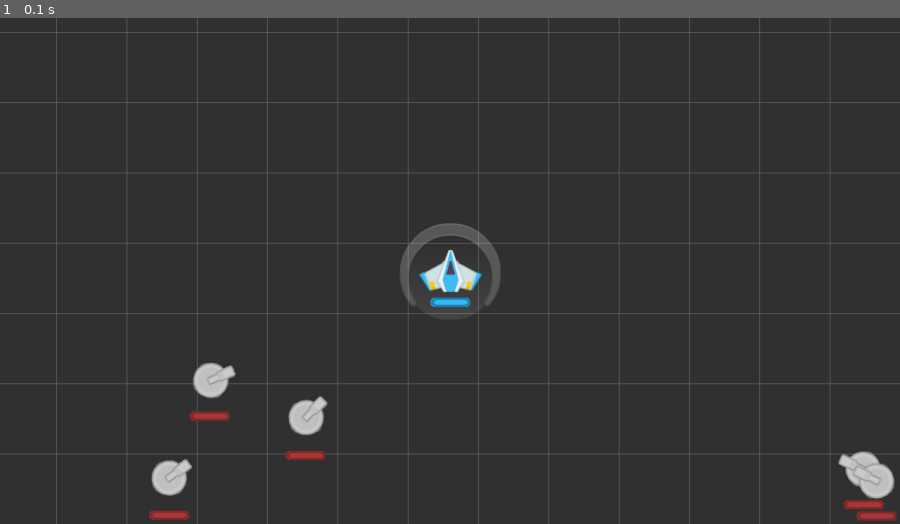
Above: before the commit, frame 1.
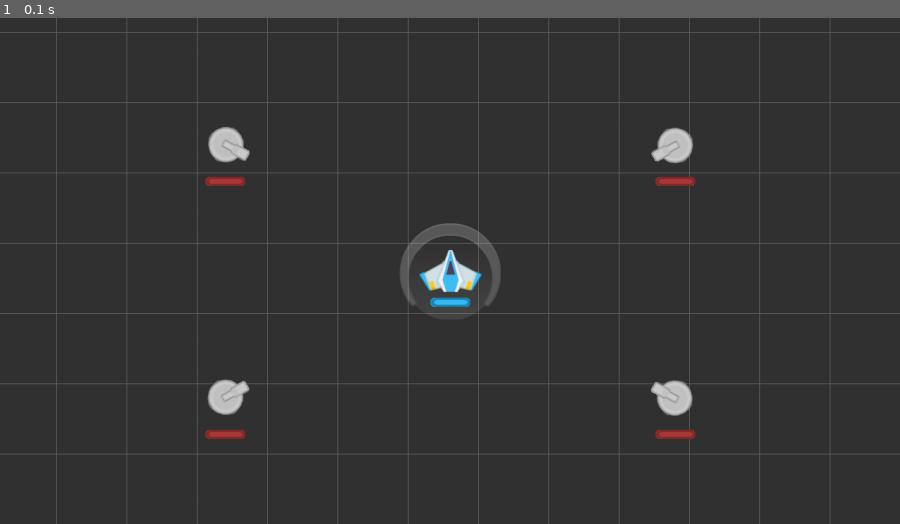
Above: after the commit, the same moment.

Repository: genericprogrammerdude/pygamengn
Game: pygame game, started from main.py
Same seed, same stepped clock (60 frames per second), same inputs: the game is played once before the commit and once after it.
Inputs:
- Up to frame 1 (0.1 s): no input

The runs differ from the first frame. In frame 1, 2.7% of the frame differs, in the area x 16-100%, y 21-100%.

Commit message:
Added Level as GameObject subclass and defined a basic level in inventory.

Diff:
--- a/Assets/inventory-dev.json
+++ b/Assets/inventory-dev.json
@@ -151,6 +151,32 @@
                 "duration": 750,
                 "scale": 1
             }
+        },
+        "Level_01": {
+            "class_name": "Level",
+            "kwargs": {
+                "game_object_type:player_spec": "Level_01PlayerSpec",
+                "game_object_type:enemy_spec": "Level_01EnemySpec"
+            }
+        },
+        "Level_01PlayerSpec": {
+            "class_name": "LevelObject",
+            "kwargs": {
+                "game_type": "PlayerShip",
+                "spawn_pos": [640, 360]
+            }
+        },
+        "Level_01EnemySpec": {
+            "class_name": "LevelObject",
+            "kwargs": {
+                "game_type": "EnemyTurret",
+                "spawn_pos": [
+                    [320, 180],
+                    [320, 540],
+                    [960, 180],
+                    [960, 540]
+                ]
+            }
         }
     }
 }
--- a/Assets/inventory.json
+++ b/Assets/inventory.json
@@ -151,6 +151,32 @@
                 "duration": 750,
                 "scale": 1
             }
+        },
+        "Level_01": {
+            "class_name": "Level",
+            "kwargs": {
+                "game_object_type:player_spec": "Level_01PlayerSpec",
+                "game_object_type:enemy_spec": "Level_01EnemySpec"
+            }
+        },
+        "Level_01PlayerSpec": {
+            "class_name": "LevelObject",
+            "kwargs": {
+                "game_type": "PlayerShip",
+                "spawn_pos": [640, 360]
+            }
+        },
+        "Level_01EnemySpec": {
+            "class_name": "LevelObject",
+            "kwargs": {
+                "game_type": "EnemyTurret",
+                "spawn_pos": [
+                    [320, 180],
+                    [320, 540],
+                    [960, 180],
+                    [960, 540]
+                ]
+            }
         }
     }
 }
--- /dev/null
+++ b/GameEngine/level.py
@@ -0,0 +1,39 @@
+import pygame
+
+from game_object_factory import GameObjectBase
+from game_object_factory import GameObjectFactory
+
+
+@GameObjectFactory.register("Level")
+class Level(GameObjectBase):
+    """Abstraction to represent a level to play in."""
+
+    def __init__(self, player_spec, enemy_spec):
+        self.player_spec = player_spec
+        self.enemy_spec = enemy_spec
+        self.player = None
+        self.enemies = []
+
+    def create_objects(self, render_group, player_collision_group, enemy_collision_group):
+        """Creates and initializes the game objects for the level."""
+        self.player = GameObjectFactory.create(self.player_spec.game_type, enemies=enemy_collision_group)
+        self.player.set_pos(pygame.Vector2(self.player_spec.spawn_pos))
+
+        for spawn_pos in self.enemy_spec.spawn_pos:
+            enemy = GameObjectFactory.create(self.enemy_spec.game_type, enemies=player_collision_group)
+            enemy.set_pos(pygame.Vector2(spawn_pos))
+            enemy.add_to_groups([render_group, enemy_collision_group])
+            self.enemies.append(enemy)
+
+        render_group.set_target(self.player)
+        self.player.add_to_groups([render_group, player_collision_group])
+
+
+@GameObjectFactory.register("LevelObject")
+class LevelObject(GameObjectBase):
+    """Specification for a game object to place in the level."""
+
+    def __init__(self, game_type, spawn_pos):
+        self.game_type = game_type
+        self.spawn_pos = spawn_pos
+        print(self.game_type, self.spawn_pos)
--- a/main.py
+++ b/main.py
@@ -1,12 +1,11 @@
-import random
 import sys
 
 import pygame
 
 sys.path.append("./GameEngine")
 
-from game_object import GameObject
 from game_object_factory import GameObjectFactory
+from level import Level
 from render_group import RenderGroup
 from shield import Shield
 from ship import Ship
@@ -35,19 +34,11 @@
     player_collision_group = pygame.sprite.Group()
     badies_collision_group = pygame.sprite.Group()
 
-    # Create player
-    player = GameObjectFactory.create("PlayerShip", enemies=badies_collision_group)
-    player.set_pos(pygame.Vector2(screen_rect.width / 2.0, screen_rect.height / 2.0))
-
-    # Create a turret
-    turrets = [GameObjectFactory.create("EnemyTurret", enemies=player_collision_group) for i in range(5)]
-    for turret in turrets:
-        turret.set_pos(pygame.Vector2(random.randint(0, screen_rect.width), random.randint(0, screen_rect.height)))
-        turret.set_target(player)
-        turret.add_to_groups([render_group, badies_collision_group])
-
-    render_group.set_target(player)
-    player.add_to_groups([render_group, player_collision_group])
+    level_01 = GameObjectFactory.create("Level_01")
+    level_01.create_objects(render_group, player_collision_group, badies_collision_group)
+    player = level_01.player
+    for enemy in level_01.enemies:
+        enemy.set_target(player)
 
     clock = pygame.time.Clock()
     running = True
